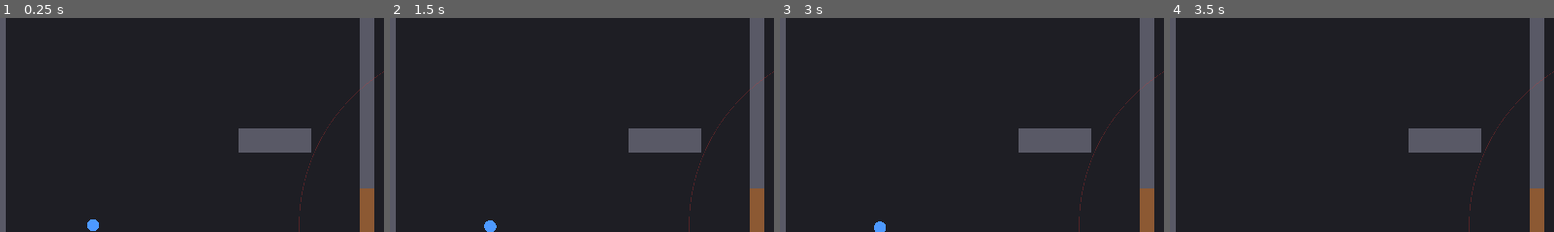
Above: before the commit, frames 1-4 (left to right).
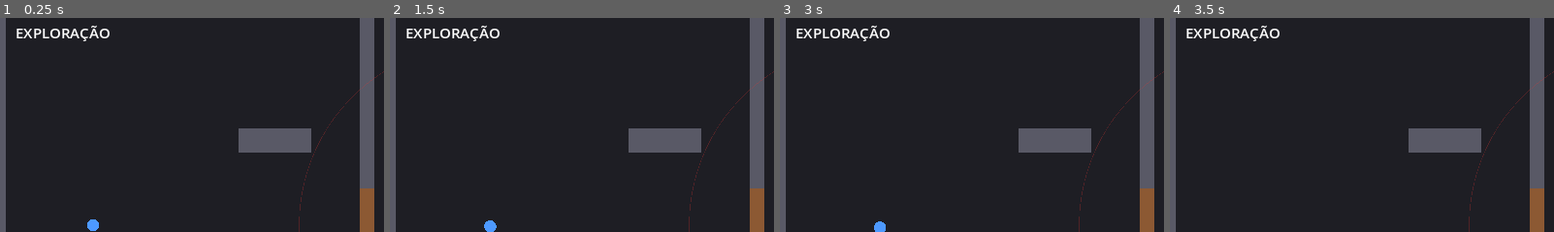
Above: after the commit, the same moments.

Repository: Brombilaa/game
Game: Godot game, scene res://scenes/exploration/test_room.tscn
Same seed, same stepped clock (60 frames per second), same inputs: the game is played once before the commit and once after it.
Inputs (mouse positions are % of the whole screen's width and height, from its top left):
- Up to frame 1 (0.25 s): no input
- Up to frame 2 (1.5 s): tap Enter at 0.5 s; move the mouse to (72, 45) at 0.52 s; tap R at 0.6, 1.35 s; click (72, 45) at 0.67 s; tap Space at 1.25 s; move the mouse to (30, 55) at 1.27 s; click (30, 55) at 1.42 s
- Up to frame 3 (3 s): tap Enter at 2 s; move the mouse to (60, 28) at 2.02 s; tap R at 2.1, 2.85 s; click (60, 28) at 2.17 s; tap Space at 2.75 s; move the mouse to (45, 70) at 2.77 s; click (45, 70) at 2.92 s
- Up to frame 4 (3.5 s): no input
The pictures show only the part of the screen within x 0-50%, y 2-52%; the shares and areas given below are measured in that part.

The runs differ from the first frame. In frame 1, 0.6% of the frame differs, in the area x 4-29%, y 3-11%; in frame 2, 0.6%; in frame 3, 0.6%; in frame 4, 0.6%.

Commit message:
Adiciona HUD mínimo de combate ligado à sala de teste
CombatHud (CanvasLayer) mostra o modo atual, aviso central e painel do
turno com PA e botão "Passar turno". Só reflete estado confirmado: quem
controla o jogo chama os métodos on_* quando o evento acontece.
HudText guarda os textos (PA, motivos de ação rejeitada) sem nós de tela.
A sala de teste avisa "Combate!" quando o inimigo detecta o personagem.

Co-Authored-By: Claude Opus 5.5 <noreply@anthropic.com>
Claude-Session: https://claude.ai/code/session_01EDsCLBD1jpoSaPoWx7imGo

Diff:
--- a/scripts/exploration/test_room.gd
+++ b/scripts/exploration/test_room.gd
@@ -2,7 +2,7 @@
 # Sala de teste da exploração: clique para mover, uma porta e um inimigo.
 # A rota contorna obstáculos via Pathfinder; destino inacessível é ignorado.
 # Inimigo que vê o personagem (alcance + linha de visão) inicia o combate na hora.
-# Combate em si ainda não existe: só o estado COMBAT é ativado. R reinicia a sala.
+# Combate em si ainda não existe: só o estado COMBAT é ativado e o HUD avisa. R reinicia a sala.
 
 enum Mode { EXPLORATION, COMBAT }
 
@@ -30,6 +30,11 @@
 var door_open := false
 var pathfinder := Pathfinder.new()
 var mode := Mode.EXPLORATION
+var hud := CombatHud.new()
+
+
+func _ready() -> void:
+	add_child(hud)
 
 
 func _unhandled_input(event: InputEvent) -> void:
@@ -93,6 +98,7 @@
 	mode = Mode.COMBAT
 	path = PackedVector2Array()
 	pending_door = false
+	hud.on_combat_started()
 	queue_redraw()
 
 
@@ -108,4 +114,4 @@
 	draw_circle(enemy_pos, ENEMY_RADIUS, Color(0.85, 0.2, 0.2))
 	draw_circle(player_pos, PLAYER_RADIUS, Color(0.3, 0.6, 1.0))
 	if mode == Mode.COMBAT:
-		draw_string(ThemeDB.fallback_font, Vector2(32, 56), "COMBATE (R reinicia)", HORIZONTAL_ALIGNMENT_LEFT, -1, 32, Color.WHITE)
+		draw_string(ThemeDB.fallback_font, Vector2(32, 690), "R reinicia", HORIZONTAL_ALIGNMENT_LEFT, -1, 18, Color(1, 1, 1, 0.6))
--- /dev/null
+++ b/scripts/ui/combat_hud.gd
@@ -0,0 +1,132 @@
+class_name CombatHud
+extends CanvasLayer
+# HUD mínimo: modo atual, aviso central e painel do turno com PA e "Passar turno".
+# A UI só mostra estado confirmado: quem controla o jogo chama os métodos on_*
+# quando o evento acontece (GDD Anexo D), e o HUD nunca altera regras.
+
+signal end_turn_requested
+
+const NOTICE_SECONDS := 2.0  # provisório: duração de avisos está PENDENTE no GDD
+const PIP_SIZE := Vector2(16, 16)
+const PIP_FULL := Color(0.95, 0.8, 0.25)
+const PIP_EMPTY := Color(0.3, 0.3, 0.35)
+
+var mode_label: Label
+var notice_label: Label
+var turn_panel: PanelContainer
+var unit_label: Label
+var pa_label: Label
+var pips: HBoxContainer
+var end_turn_button: Button
+var notice_timer: Timer
+
+
+func _init() -> void:
+	layer = 10
+	_build()
+	show_exploration()
+
+
+func show_exploration() -> void:
+	mode_label.text = HudText.mode_label(false)
+	turn_panel.visible = false
+
+
+func on_combat_started() -> void:
+	mode_label.text = HudText.mode_label(true)
+	show_notice("Combate!")
+
+
+func on_turn_started(unit_name: String, pa: int, max_pa: int) -> void:
+	unit_label.text = unit_name
+	on_pa_changed(pa, max_pa)
+	end_turn_button.disabled = false
+	turn_panel.visible = true
+
+
+func on_pa_changed(pa: int, max_pa: int) -> void:
+	pa_label.text = HudText.pa_label(pa, max_pa)
+	for child in pips.get_children():
+		pips.remove_child(child)
+		child.free()
+	for i in max_pa:
+		var pip := ColorRect.new()
+		pip.custom_minimum_size = PIP_SIZE
+		pip.color = PIP_FULL if i < pa else PIP_EMPTY
+		pip.mouse_filter = Control.MOUSE_FILTER_IGNORE
+		pips.add_child(pip)
+
+
+func on_turn_ended() -> void:
+	end_turn_button.disabled = true
+	turn_panel.visible = false
+
+
+func on_action_rejected(reason: String) -> void:
+	show_notice(HudText.rejection_message(reason))
+
+
+func on_combat_ended() -> void:
+	show_exploration()
+	show_notice("Combate encerrado")
+
+
+func show_notice(text: String) -> void:
+	notice_label.text = text
+	notice_label.visible = true
+	if notice_timer.is_inside_tree():
+		notice_timer.start(NOTICE_SECONDS)
+
+
+func _build() -> void:
+	mode_label = Label.new()
+	mode_label.position = Vector2(32, 24)
+	mode_label.add_theme_font_size_override("font_size", 24)
+	add_child(mode_label)
+
+	notice_label = Label.new()
+	notice_label.anchor_right = 1.0
+	notice_label.offset_top = 80
+	notice_label.offset_bottom = 130
+	notice_label.horizontal_alignment = HORIZONTAL_ALIGNMENT_CENTER
+	notice_label.add_theme_font_size_override("font_size", 40)
+	notice_label.visible = false
+	add_child(notice_label)
+
+	notice_timer = Timer.new()
+	notice_timer.one_shot = true
+	notice_timer.timeout.connect(func() -> void: notice_label.visible = false)
+	add_child(notice_timer)
+
+	# Painel do turno, centralizado na base da tela.
+	turn_panel = PanelContainer.new()
+	turn_panel.anchor_left = 0.5
+	turn_panel.anchor_right = 0.5
+	turn_panel.anchor_top = 1.0
+	turn_panel.anchor_bottom = 1.0
+	turn_panel.offset_left = -200
+	turn_panel.offset_right = 200
+	turn_panel.offset_top = -80
+	turn_panel.offset_bottom = -24
+	turn_panel.grow_horizontal = Control.GROW_DIRECTION_BOTH
+	turn_panel.grow_vertical = Control.GROW_DIRECTION_BEGIN
+	add_child(turn_panel)
+
+	var row := HBoxContainer.new()
+	row.alignment = BoxContainer.ALIGNMENT_CENTER
+	row.add_theme_constant_override("separation", 16)
+	turn_panel.add_child(row)
+
+	unit_label = Label.new()
+	row.add_child(unit_label)
+	pa_label = Label.new()
+	row.add_child(pa_label)
+	pips = HBoxContainer.new()
+	pips.alignment = BoxContainer.ALIGNMENT_CENTER
+	row.add_child(pips)
+
+	end_turn_button = Button.new()
+	end_turn_button.text = "Passar turno"
+	end_turn_button.focus_mode = Control.FOCUS_NONE  # não roubar o teclado da sala
+	end_turn_button.pressed.connect(func() -> void: end_turn_requested.emit())
+	row.add_child(end_turn_button)
--- /dev/null
+++ b/scripts/ui/hud_text.gd
@@ -0,0 +1,25 @@
+class_name HudText
+extends RefCounted
+# Textos do HUD sem nós de tela, para poder testar em modo headless.
+
+# Motivos de ação rejeitada (GDD Anexo D: ActionRejected deve explicar falta de PA,
+# alcance ou requisito). Textos provisórios até a etapa de UI/UX.
+const REJECTION_MESSAGES := {
+	"no_pa": "PA insuficientes",
+	"out_of_range": "Fora de alcance",
+	"no_line_of_sight": "Sem linha de visão",
+	"requirement": "Requisito não atendido",
+}
+const UNKNOWN_REJECTION := "Ação inválida"
+
+
+static func mode_label(in_combat: bool) -> String:
+	return "COMBATE" if in_combat else "EXPLORAÇÃO"
+
+
+static func pa_label(pa: int, max_pa: int) -> String:
+	return "PA %d/%d" % [clampi(pa, 0, max_pa), max_pa]
+
+
+static func rejection_message(reason: String) -> String:
+	return REJECTION_MESSAGES.get(reason, UNKNOWN_REJECTION)
--- /dev/null
+++ b/tests/test_combat_hud.gd
@@ -0,0 +1,66 @@
+extends SceneTree
+# Teste headless do HUD de combate e dos textos. Rodar com:
+#   godot --headless --path . -s tests/test_combat_hud.gd
+
+var failures := 0
+
+
+func _init() -> void:
+	# Textos.
+	_check(HudText.pa_label(2, 3) == "PA 2/3", "texto de PA")
+	_check(HudText.pa_label(-1, 3) == "PA 0/3", "PA negativo vira zero")
+	_check(HudText.pa_label(5, 3) == "PA 3/3", "PA acima do máximo é limitado")
+	_check(HudText.rejection_message("no_pa") == "PA insuficientes", "rejeição por falta de PA")
+	_check(HudText.rejection_message("xyz") == HudText.UNKNOWN_REJECTION, "rejeição desconhecida tem texto genérico")
+	_check(HudText.mode_label(true) == "COMBATE", "rótulo de combate")
+
+	# HUD: começa em exploração, sem painel de turno.
+	var hud := CombatHud.new()
+	_check(hud.mode_label.text == "EXPLORAÇÃO", "começa em exploração")
+	_check(not hud.turn_panel.visible, "painel de turno escondido fora do combate")
+
+	# Combate começa: aviso aparece, mas o painel só abre quando um turno começa.
+	hud.on_combat_started()
+	_check(hud.mode_label.text == "COMBATE", "modo muda para combate")
+	_check(hud.notice_label.visible and hud.notice_label.text == "Combate!", "aviso de combate")
+	_check(not hud.turn_panel.visible, "sem turno confirmado, sem painel")
+
+	hud.on_turn_started("Rafael", 3, 3)
+	_check(hud.turn_panel.visible, "painel aparece no turno")
+	_check(hud.unit_label.text == "Rafael", "nome da unidade atual")
+	_check(hud.pips.get_child_count() == 3, "3 marcadores de PA")
+
+	hud.on_pa_changed(1, 3)
+	_check(hud.pa_label.text == "PA 1/3", "PA atualizado")
+	_check(hud.pips.get_child_count() == 3, "marcadores não se acumulam")
+	var full := 0
+	for pip in hud.pips.get_children():
+		if (pip as ColorRect).color == CombatHud.PIP_FULL:
+			full += 1
+	_check(full == 1, "1 marcador cheio")
+
+	var pressed := [false]
+	hud.end_turn_requested.connect(func() -> void: pressed[0] = true)
+	hud.end_turn_button.pressed.emit()
+	_check(pressed[0], "botão pede para passar o turno")
+
+	hud.on_action_rejected("out_of_range")
+	_check(hud.notice_label.text == "Fora de alcance", "aviso de ação rejeitada")
+
+	hud.on_turn_ended()
+	_check(not hud.turn_panel.visible, "painel fecha no fim do turno")
+
+	hud.on_combat_ended()
+	_check(hud.mode_label.text == "EXPLORAÇÃO", "volta para exploração")
+
+	hud.free()
+	print("Falhas: %d" % failures)
+	quit(1 if failures > 0 else 0)
+
+
+func _check(ok: bool, name: String) -> void:
+	if ok:
+		print("ok   - ", name)
+	else:
+		failures += 1
+		print("FAIL - ", name)
